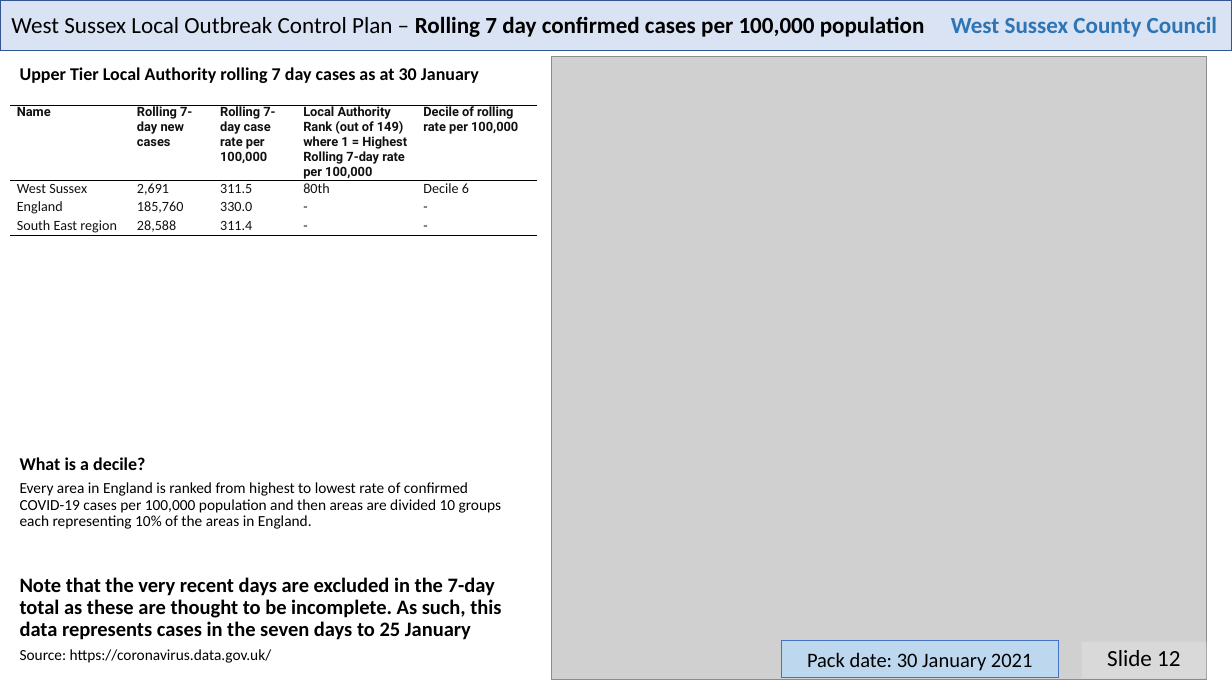
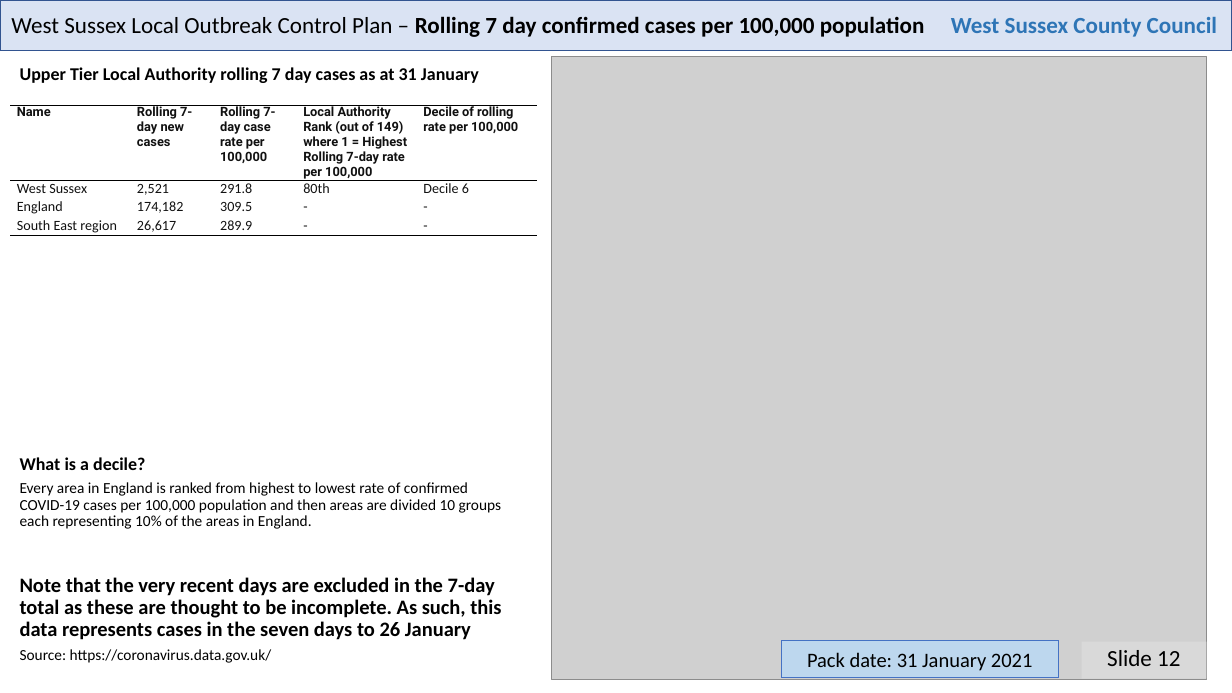
Before and after one commit to psychty/wsx_covid_datapack_public, a slide deck: slide 12 of Latest_West_Sussex_C19_slide_deck.pptx. Drawn at 1232x693 pixels with LibreOffice and Linux fonts; fonts in the diff are those of the drawing; grey boxes stand for pictures. Boxes give left, top, right and bottom in pixels: in the first picture for what was removed or moved away, otherwise in the second. Text is boxed around its words. In the diff, an @@ line names an element or a change of style, - is before the commit and + after.

```diff
--- a/Latest_West_Sussex_C19_slide_deck.pptx
+++ b/Latest_West_Sussex_C19_slide_deck.pptx
@@ text at <box>20,67,479,83</box>: text changed @@
-Upper Tier Local Authority rolling 7 day cases as at 30 January
+Upper Tier Local Authority rolling 7 day cases as at 31 January
@@ table at <box>10,105,537,361</box> @@
-row 2, column 2: 2,691
+row 2, column 2: 2,521
-row 2, column 3: 311.5
+row 2, column 3: 291.8
-row 3, column 2: 185,760
+row 3, column 2: 174,182
-row 3, column 3: 330.0
+row 3, column 3: 309.5
-row 4, column 2: 28,588
+row 4, column 2: 26,617
-row 4, column 3: 311.4
+row 4, column 3: 289.9
@@ text at <box>20,577,501,640</box>: text changed @@
-Note that the very recent days are excluded in the 7-day total as these are thought to be incomplete. As such, this data represents cases in the seven days to 25 January
+Note that the very recent days are excluded in the 7-day total as these are thought to be incomplete. As such, this data represents cases in the seven days to 26 January
@@ text in rectangle at <box>807,652,1032,671</box>: text changed @@
-Pack date: 30 January 2021
+Pack date: 31 January 2021
```
Also in this commit, not shown: 22 other slides changed, 48 other files.
